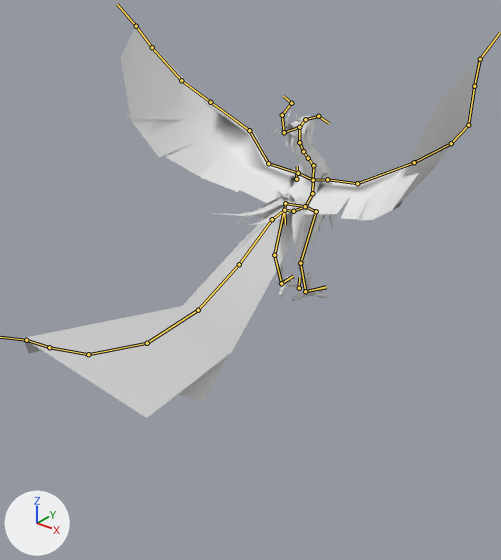
The Blender file Underhell/Assets/Graphics/underhell2 models/feniks.blend: old version first, new version second.
Camera for both pictures: a camera (50 mm lens) standing at (30.0, -44.2, 26.9) and looking at (-0.9, -5.6, 3.0). Arrows for +X, +Y and +Z are at lower left; the lights stay in place. The bones that bend it are drawn over the model as lines. Materials are left out; every surface is plain grey.

Objects in the first picture: 'feniks reto'.
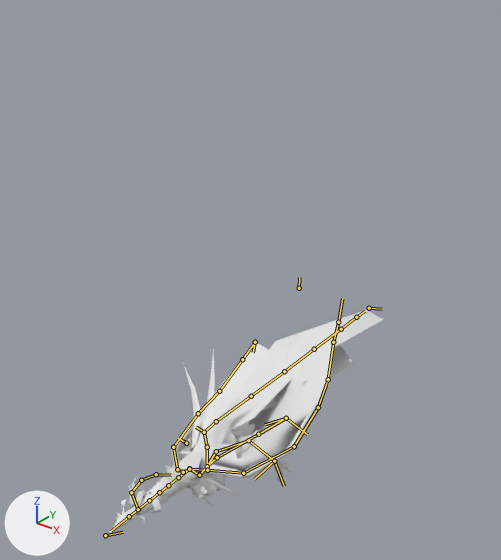
The newer file adds an action. The first version stands in its rest pose; the second is drawn at frame 15 of the action 'flight fast'.

Boxes (x1, y1, x2, y2) around the edits, measured in the pictures (501 x 560 px):
'feniks reto', posed (39% narrower, 43% shorter)
    before: (23, 26, 478, 418)
    after: (108, 310, 383, 534)
bone 'first bone', root to tip
    before: (296, 179) to (297, 166)
    after: (186, 443) to (178, 438)
bone 'neck start', root to tip
    before: (313, 180) to (313, 165)
    after: (189, 469) to (178, 477)
bone 'tail.002', root to tip
    before: (239, 264) to (198, 310)
    after: (251, 396) to (284, 371)
bone 'tail.003', root to tip
    before: (198, 310) to (147, 343)
    after: (284, 371) to (314, 349)
bone 'tail.004', root to tip
    before: (147, 343) to (88, 354)
    after: (314, 349) to (341, 329)
bone 'neck start.002', root to tip
    before: (313, 180) to (327, 179)
    after: (189, 469) to (183, 472)
bone 'neck start.003', root to tip
    before: (327, 179) to (357, 183)
    after: (183, 472) to (177, 469)
bone 'neck start.004', root to tip
    before: (357, 183) to (414, 162)
    after: (177, 469) to (173, 447)
bone 'neck start.009', root to tip
    before: (313, 180) to (298, 173)
    after: (189, 469) to (207, 470)
bone 'neck start.010', root to tip
    before: (298, 173) to (268, 163)
    after: (207, 470) to (243, 473)
bone 'neck start.011', root to tip
    before: (268, 163) to (249, 130)
    after: (243, 473) to (294, 446)
bone 'end head.001', root to tip
    before: (318, 116) to (329, 123)
    after: (105, 535) to (123, 532)
bone 'body.007', root to tip
    before: (284, 210) to (285, 224)
    after: (204, 432) to (196, 427)
bone 'leg p.001', root to tip
    before: (305, 291) to (326, 286)
    after: (286, 418) to (265, 424)
bone 'leg l.001', root to tip
    before: (281, 283) to (293, 276)
    after: (274, 461) to (254, 479)
bone 'wing end p.001', root to tip
    before: (480, 59) to (500, 32)
    after: (255, 342) to (253, 352)
bone 'wing end l.001', root to tip
    before: (136, 26) to (117, 4)
    after: (338, 322) to (342, 298)
bone 'end head tail.001', root to tip
    before: (291, 103) to (283, 96)
    after: (156, 474) to (171, 475)

The change in detail:
Bone 'first bone' (bone_first_bone) moves from (0.0, 0.0, 0.0) to (-1.99, -19.75, 11.67).
Bone 'first bone' (bone_first_bone) turns from (0, 0, 0) to (-41, -159, 42) degrees about its own x, y and z.
Bone 'neck start' (bone_neck_start) turns from (0, 0, 0) to (-34, 10, 168) degrees about its own x, y and z.
Bone 'tail.002' (bone_tail_002) turns from (0, 0, 0) to (-27, 3, 14) degrees about its own x, y and z.
Bone 'tail.003' (bone_tail_003) turns from (0, 0, 0) to (-3, -4, 2) degrees about its own x, y and z.
Bone 'tail.004' (bone_tail_004) turns from (0, 0, 0) to (-26, 2, 2) degrees about its own x, y and z.
Bone 'neck start.002' (bone_neck_start_002) turns from (0, 0, 0) to (-30, -1, 2) degrees about its own x, y and z.
Bone 'neck start.003' (bone_neck_start_003) turns from (0, 0, 0) to (5, -1, 1) degrees about its own x, y and z.
Bone 'neck start.004' (bone_neck_start_004) turns from (0, 0, 0) to (0, -1, -31) degrees about its own x, y and z.
Bone 'neck start.009' (bone_neck_start_009) turns from (0, 0, 0) to (35, 14, -27) degrees about its own x, y and z.
Bone 'neck start.010' (bone_neck_start_010) turns from (0, 0, 0) to (-5, -5, 3) degrees about its own x, y and z.
Bone 'neck start.011' (bone_neck_start_011) turns from (0, 0, 0) to (22, 20, -41) degrees about its own x, y and z.
Bone 'end head.001' (bone_end_head_001) moves from (0.0, 0.0, 0.0) to (0.66, -8.01, -34.16).
Bone 'body.007' (bone_body_007) moves from (0.0, 0.0, 0.0) to (2.47, 17.46, 9.08).
Bone 'body.007' (bone_body_007) turns from (0, 0, 0) to (139, -29, 30) degrees about its own x, y and z.
Bone 'leg p.001' (bone_leg_p_001) moves from (0.0, 0.0, 0.0) to (-0.5, -0.32, -12.11).
Bone 'leg p.001' (bone_leg_p_001) turns from (0, 0, 0) to (19, -81, 161) degrees about its own x, y and z.
Bone 'leg l.001' (bone_leg_l_001) moves from (0.0, 0.0, 0.0) to (1.98, -3.11, -15.22).
Bone 'leg l.001' (bone_leg_l_001) turns from (0, 0, 0) to (113, -112, 45) degrees about its own x, y and z.
Bone 'wing end p.001' (bone_wing_end_p_001) moves from (0.0, 0.0, 0.0) to (6.37, -36.37, -3.35).
Bone 'wing end p.001' (bone_wing_end_p_001) turns from (0, 0, 0) to (-15, -39, -175) degrees about its own x, y and z.
Bone 'wing end l.001' (bone_wing_end_l_001) moves from (0.0, 0.0, 0.0) to (3.61, -30.29, -1.92).
Bone 'wing end l.001' (bone_wing_end_l_001) turns from (0, 0, 0) to (-20, 174, 50) degrees about its own x, y and z.
Bone 'end tail.001' (bone_end_tail_001) moves from (0.0, 0.0, 0.0) to (2.15, -45.84, 7.22).
Bone 'end tail.001' (bone_end_tail_001) turns from (0, 0, 0) to (165, 48, -39) degrees about its own x, y and z.
Bone 'end head tail.001' (bone_end_head_tail_001) moves from (0.0, 0.0, 0.0) to (4.22, -3.28, -29.95).
Bone 'end head tail.001' (bone_end_head_tail_001) turns from (0, 0, 0) to (170, 38, -39) degrees about its own x, y and z.
